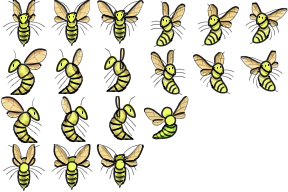
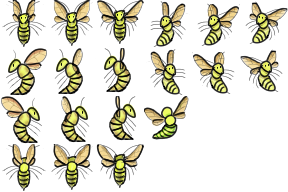
Before/after of a 288x192 layered artwork. What changed in the layer stack:
added layer "Shades" (1st of 8, in "Left up 1" › "Wings") (multiply) in group "Wings" over <box>144,96,188,124</box>
